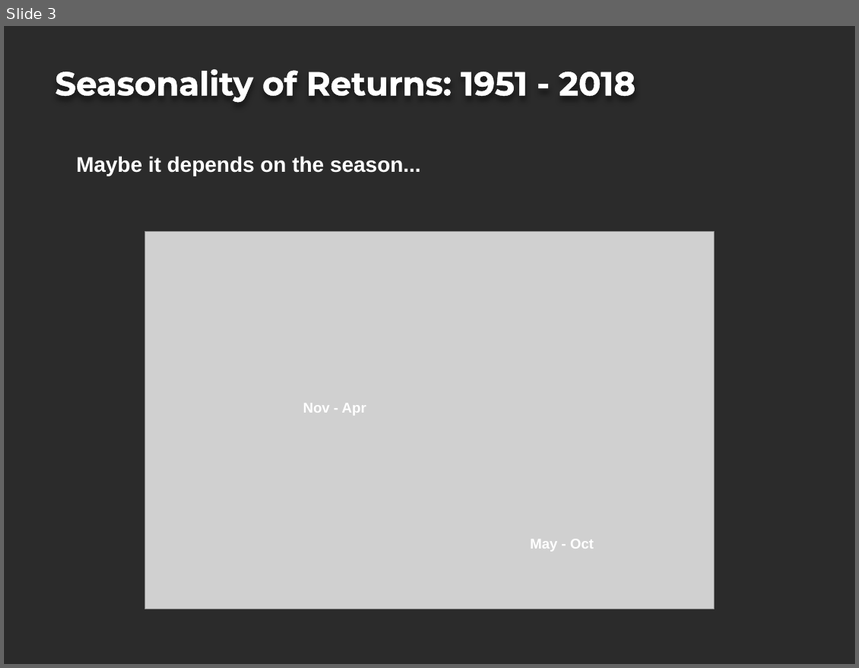
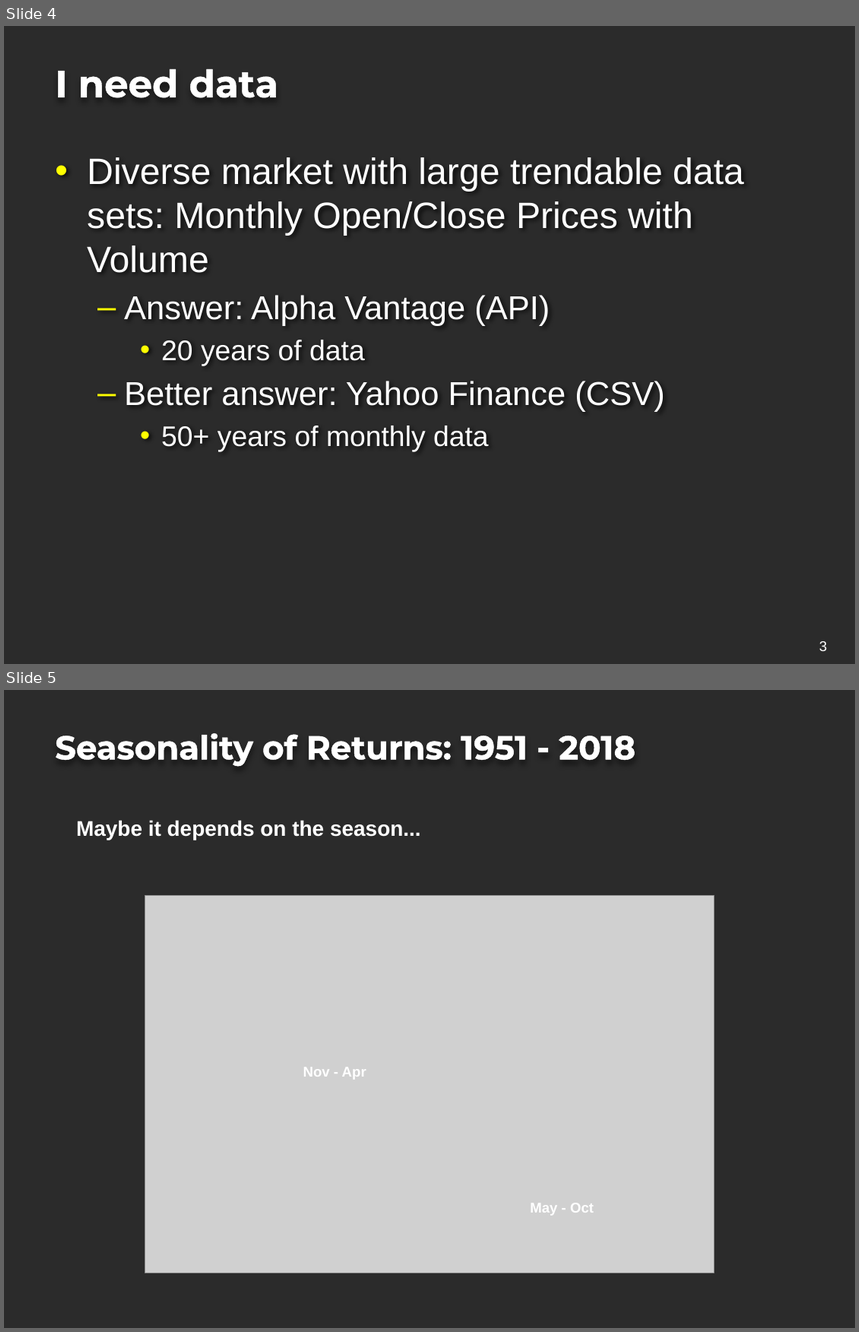
Before and after one commit to projectoneda/projectone, a slide deck: Portfolio Strategy Project.pptx. Shown one above the other, each under a label of ours: slide 3 before the commit, slides 4 and 5 after it. The pictures are 859x668 and 859x1332 pixels, drawn with LibreOffice and Linux fonts; fonts in the diff are those of the drawing; grey boxes stand for pictures; background and template pictures are left out; a plain dark background stands for a picture behind light text. Boxes give left, top, right and bottom in pixels: in the first picture for what was removed or moved away, otherwise in the second. Text is boxed around its words. In the diff, an @@ line names an element or a change of style, - is before the commit and + after.

```diff
--- a/Portfolio Strategy Project.pptx
+++ b/Portfolio Strategy Project.pptx
@@ slide 4 added at (4,26,855,664), background picture (left out) @@
@@ title added at (55,69,279,98), 32 pt, text #FFFFFF, bold @@
+I need data
@@ text added at (87,157,744,452), 31 pt, text #FFFFFF @@
+• Diverse market with large trendable data sets: Monthly Open/Close Prices with Volume
+  – Answer: Alpha Vantage (API)
+    • 20 years of data
+  – Better answer: Yahoo Finance (CSV)
+    • 50+ years of monthly data
@@ page number added at (819,642,827,651), 12 pt, text #FFFFFF @@
+3
@@ what was slide 3 is now slide 5 @@
```
Also in this commit, not shown: 2 slides changed, 1 other slide added.
